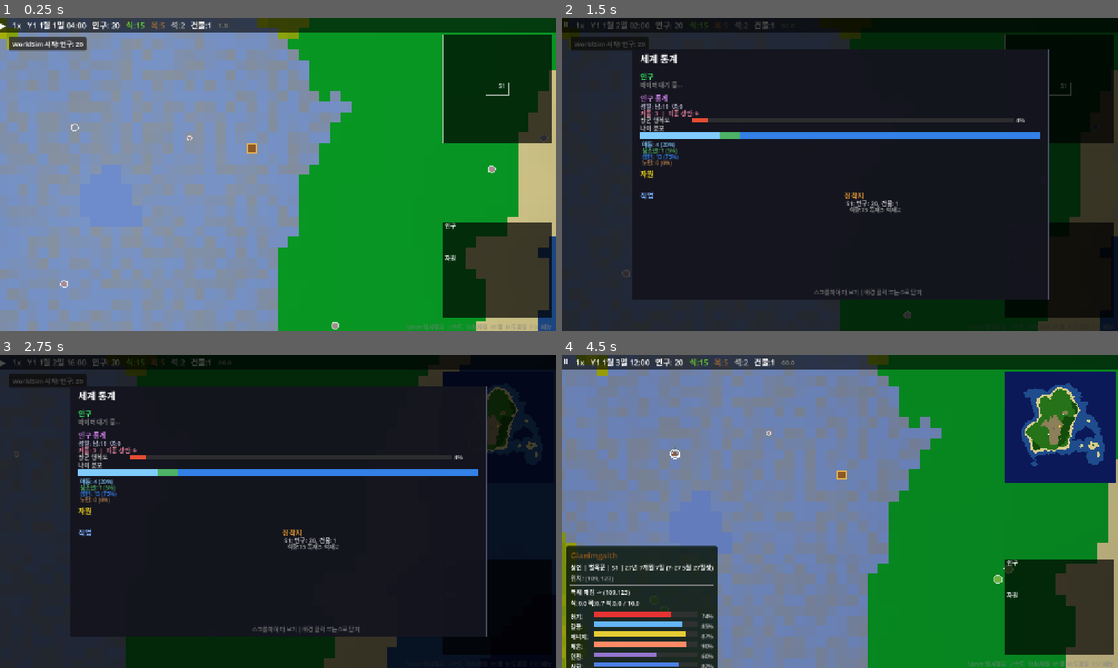
Above: before the commit, frames 1-4 (two rows, left to right).
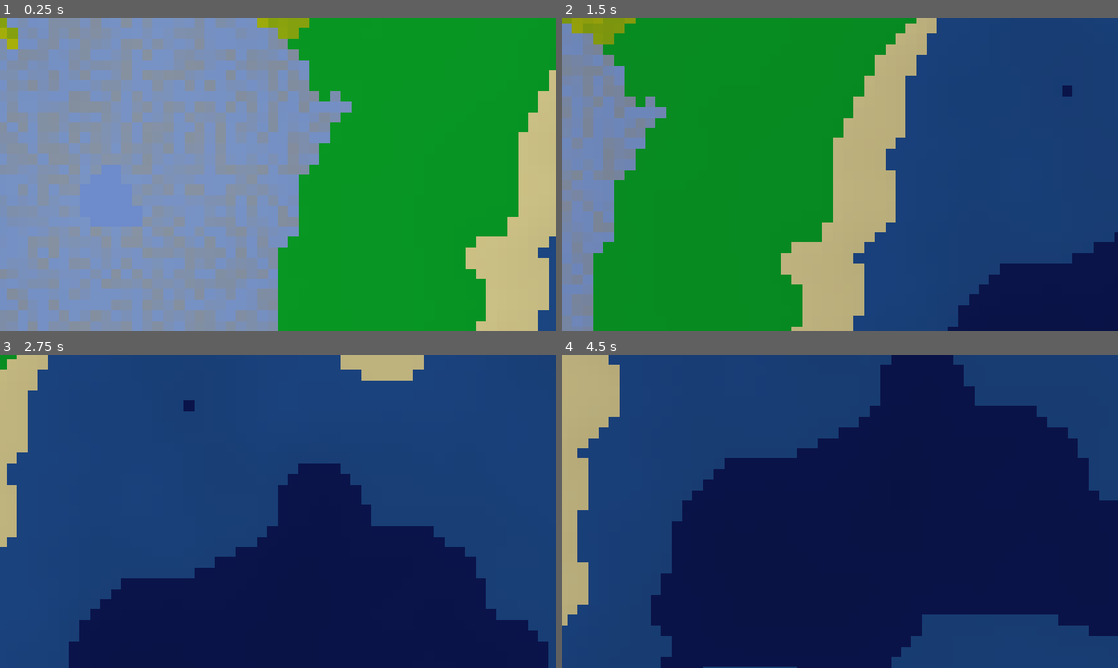
Above: after the commit, the same moments.

Repository: hyunlord/new-world
Game: Godot game, scene res://scenes/main/main.tscn
The game is run twice, just before and just after one commit, with the same random seed, the same clock (stepped at 60 frames per second) and the same inputs.
Inputs (mouse positions are in pixels of both pictures, inside the frame that each line leads up to):
- Up to frame 1 (0.25 s): no input
- Up to frame 2 (1.5 s): tap Enter at 0.5 s; drag from (1056, 89) to (895, 105) at 0.52 s; drag from (1056, 271) to (812, 237) at 1.27 s
- Up to frame 3 (2.75 s): tap Space at 2 s; move the mouse to (278, 511) at 2.02 s; hold D from 2.03 s (still down); tap 0 at 2.1 s; click (278, 511) at 2.17 s
- Up to frame 4 (4.5 s): release D at 2.75 s; drag from (812, 574) to (673, 464) at 2.77 s; tap Enter at 3.5 s; move the mouse to (1006, 558) at 3.52 s; hold A 3.53-4.25 s; tap G at 3.6 s; tap Space at 3.77 s; drag from (673, 464) to (756, 433) at 4.27 s

The runs differ from the first frame. In frame 1, 18% of the frame differs, in the area x 0-100%, y 0-100%; in frame 2, 100%; in frame 3, 99%; in frame 4, 98%.
Error after the commit: Parse Error: Could not preload resource script "res://scripts/ui/entity_detail_panel.gd". (res://scripts/ui/hud.gd:8)

Commit message:
feat(ui): add Values section to entity_detail_panel
- Insert Values (가치관) section between personality and traits
- Show only values with |val| > 0.30, sorted by absolute magnitude
- Positive values: blue (0.4,0.7,1.0), negative: red (1.0,0.45,0.45)
- Bar maps -1~+1 to 0~1 range for _draw_bar
- Show moral_stage number below value bars
- Remove duplicate values block that was lower in the file
- Default collapsed (values: true already in _section_collapsed)

Dispatch: 1/1 = 100% via ask_codex. Gate: PASS.

Co-Authored-By: Claude Sonnet 4.6 <noreply@anthropic.com>

Diff:
--- a/scripts/ui/entity_detail_panel.gd
+++ b/scripts/ui/entity_detail_panel.gd
@@ -785,6 +785,29 @@
 					var dim_color: Color = Color(color.r * FACET_COLOR_DIM, color.g * FACET_COLOR_DIM, color.b * FACET_COLOR_DIM)
 					cy = _draw_bar(font, cx + 25, cy, bar_w - 15, fname, fval, dim_color)
 		cy += 4.0
+
+	# ── Values (가치관) ──
+	cy = _draw_section_header(font, cx, cy, Locale.ltr("UI_VALUES"), "values")
+	if not _section_collapsed.get("values", true):
+		if not entity.values.is_empty():
+			var significant: Array = []
+			for vkey in entity.values:
+				var val: float = entity.values[vkey]
+				if absf(val) > 0.30:
+					significant.append({ "key": vkey, "value": val })
+			significant.sort_custom(func(a, b): return absf(a.value) > absf(b.value))
+			for item in significant:
+				var vkey: String = item.key
+				var val: float = item.value
+				var display_name: String = Locale.ltr("VALUE_" + vkey)
+				var bar_color: Color = Color(0.4, 0.7, 1.0) if val > 0 else Color(1.0, 0.45, 0.45)
+				cy = _draw_bar(font, cx + 10, cy, bar_w, display_name, (val + 1.0) / 2.0, bar_color)
+		if "moral_stage" in entity:
+			var stage_label: String = Locale.ltr("VALUE_MORAL_STAGE") + ": %d" % entity.moral_stage
+			draw_string(font, Vector2(cx + 10, cy + 12), stage_label,
+				HORIZONTAL_ALIGNMENT_LEFT, bar_w, 11, Color(0.7, 0.7, 0.7))
+			cy += 18
+	cy += 4.0
 
 	# ── Traits (independent section) ──
 	if entity.personality != null:
@@ -1297,35 +1320,6 @@
 						ev_idx -= 1
 						count += 1
 
-	# ── Values ──
-	if "values" in entity and entity.values.size() > 0:
-		cy = _draw_section_header(font, cx, cy, Locale.ltr("UI_VALUES"), "values")
-		if not _section_collapsed.get("values", true):
-			var values_dict: Dictionary = entity.values
-			var significant: Array = []
-			for vkey in values_dict:
-				var val: float = values_dict[vkey]
-				if absf(val) > 0.30:
-					significant.append({"key": vkey, "value": val})
-			significant.sort_custom(func(a, b): return absf(a["value"]) > absf(b["value"]))
-			if significant.is_empty():
-				draw_string(font, Vector2(cx + 10, cy + 12), Locale.ltr("UI_NO_SIGNIFICANT_VALUES"),
-					HORIZONTAL_ALIGNMENT_LEFT, -1, GameConfig.get_font_size("popup_body"), Color(0.5, 0.5, 0.5))
-				cy += 16.0
-			else:
-				for item in significant:
-					var display_name: String = Locale.ltr("VALUE_" + str(item["key"]))
-					var val: float = item["value"]
-					cy = _draw_value_bar(font, cx + 10, cy, bar_w, display_name, val,
-						Color(0.4, 0.6, 1.0), Color(1.0, 0.4, 0.4))
-			var stage: int = entity.moral_stage if "moral_stage" in entity else 0
-			if stage > 0:
-				draw_string(font, Vector2(cx + 10, cy + 12),
-					"%s: %d" % [Locale.ltr("VALUE_MORAL_STAGE"), stage],
-					HORIZONTAL_ALIGNMENT_LEFT, -1, GameConfig.get_font_size("popup_body"), Color(0.7, 0.7, 0.7))
-				cy += 20.0
-			cy += 6.0
-
 	# Track content height for scrolling
 	_content_height = cy + _scroll_offset + 20.0
 
Not shown, changed: PROGRESS.md
